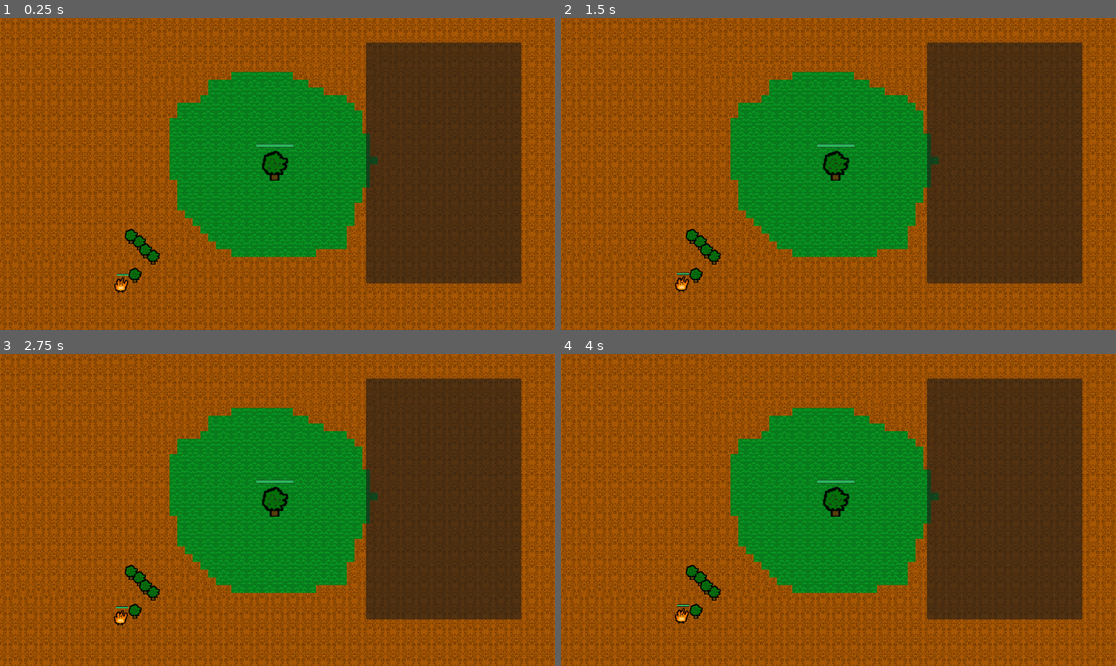
Above: before the commit, frames 1-4 (two rows, left to right).
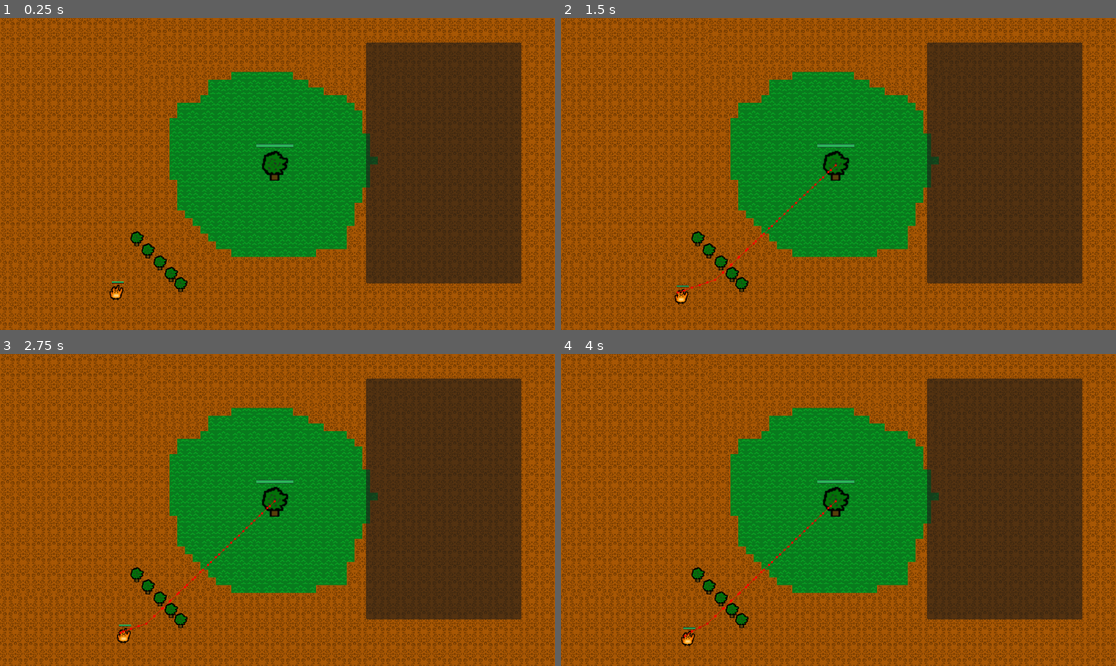
Above: after the commit, the same moments.

Repository: nmarch213/piratejam
Game: Godot game, scene res://main.tscn
Same seed, same stepped clock (60 frames per second), same inputs: the game is played once before the commit and once after it.
Inputs:
- Up to frame 1 (0.25 s): no input
- Up to frame 2 (1.5 s): tap Enter at 0.5 s
- Up to frame 3 (2.75 s): tap Space at 2 s
- Up to frame 4 (4 s): no input

The runs differ from the first frame. In frame 1, 0.7% of the frame differs, in the area x 19-34%, y 67-91%; in frame 2, 0.9%; in frame 3, 0.9%; in frame 4, 0.9%, in the area x 20-50%, y 46-94%.

Commit message:
avoid placed obs but path not updating properly

Diff:
--- a/enemies/ember/ember.gd
+++ b/enemies/ember/ember.gd
@@ -1,13 +1,20 @@
 extends Enemy
 
-const speed = 20
+@export var speed = 100
 
 @export var tree: MotherTree
 @onready var nav_agent: EnemyNavigationComponent = $EnemyNavigationComponent
 
+func _ready() -> void:
+	nav_agent.connect("velocity_computed", move)
+
 func _physics_process(_delta: float) -> void:
 	var dir = to_local(nav_agent.get_next_path_position()).normalized()
 	velocity = dir * speed
+	nav_agent.set_velocity(velocity)
+
+func move(newVelocity: Vector2) -> void:
+	velocity = newVelocity
 	move_and_slide()
 
 func make_path() -> void:
--- a/enemies/ember/ember.tscn
+++ b/enemies/ember/ember.tscn
@@ -42,6 +42,8 @@
 [node name="EnemyNavigationComponent" type="NavigationAgent2D" parent="."]
 navigation_layers = 3
 avoidance_enabled = true
+radius = 66.91
+debug_enabled = true
 script = ExtResource("5_wdioc")
 
 [connection signal="timeout" from="Timer" to="." method="_on_timer_timeout"]
--- a/main.tscn
+++ b/main.tscn
@@ -7,50 +7,67 @@
 [ext_resource type="PackedScene" uid="uid://bgc825oocaary" path="res://ui/ui.tscn" id="5_4r2n0"]
 [ext_resource type="PackedScene" uid="uid://duq3nd4a5fk7e" path="res://towers/sapling/sapling.tscn" id="6_moqds"]
 
-[sub_resource type="NavigationPolygon" id="NavigationPolygon_cmibi"]
+[sub_resource type="NavigationPolygon" id="NavigationPolygon_axx1q"]
 vertices = PackedVector2Array(8, 8, -8, 8, -8, -8, 8, -8)
 polygons = Array[PackedInt32Array]([PackedInt32Array(0, 1, 2, 3)])
-outlines = Array[PackedVector2Array]([PackedVector2Array(-8, -8, 8, -8, 8, 8, -8, 8)])
+outlines = Array[PackedVector2Array]([PackedVector2Array(-8, 8, -8, -8, 8, -8, 8, 8)])
+source_geometry_group_name = &"navigation_polygon_source_group"
+agent_radius = 0.0
+
+[sub_resource type="NavigationPolygon" id="NavigationPolygon_djh48"]
+vertices = PackedVector2Array(8, 8, -8, 8, -8, -8, 8, -8)
+polygons = Array[PackedInt32Array]([PackedInt32Array(0, 1, 2, 3)])
+outlines = Array[PackedVector2Array]([PackedVector2Array(-8, 8, -8, -8, 8, -8, 8, 8)])
+source_geometry_group_name = &"navigation_polygon_source_group"
+agent_radius = 0.0
+
+[sub_resource type="NavigationPolygon" id="NavigationPolygon_f7vyk"]
+vertices = PackedVector2Array(8, 8, -8, 8, -8, -8, 8, -8)
+polygons = Array[PackedInt32Array]([PackedInt32Array(0, 1, 2, 3)])
+outlines = Array[PackedVector2Array]([PackedVector2Array(-8, 8, -8, -8, 8, -8, 8, 8)])
+source_geometry_group_name = &"navigation_polygon_source_group"
+agent_radius = 0.0
+
+[sub_resource type="NavigationPolygon" id="NavigationPolygon_mvx3p"]
+vertices = PackedVector2Array(8, 8, -8, 8, -8, -8, 8, -8)
+polygons = Array[PackedInt32Array]([PackedInt32Array(0, 1, 2, 3)])
+outlines = Array[PackedVector2Array]([PackedVector2Array(-8, 8, -8, -8, 8, -8, 8, 8)])
 source_geometry_group_name = &"navigation_polygon_source_group"
 agent_radius = 0.0
 
 [sub_resource type="TileSetAtlasSource" id="TileSetAtlasSource_4nuel"]
 texture = ExtResource("3_6vybs")
 0:0/0 = 0
-0:0/0/navigation_layer_0/polygon = SubResource("NavigationPolygon_cmibi")
+0:0/0/navigation_layer_0/polygon = SubResource("NavigationPolygon_axx1q")
 1:0/0 = 0
-1:0/0/navigation_layer_0/polygon = SubResource("NavigationPolygon_cmibi")
+1:0/0/navigation_layer_0/polygon = SubResource("NavigationPolygon_f7vyk")
 0:1/0 = 0
-0:1/0/navigation_layer_0/polygon = SubResource("NavigationPolygon_cmibi")
+0:1/0/navigation_layer_0/polygon = SubResource("NavigationPolygon_djh48")
 1:1/0 = 0
-1:1/0/navigation_layer_0/polygon = SubResource("NavigationPolygon_cmibi")
+1:1/0/navigation_layer_0/polygon = SubResource("NavigationPolygon_mvx3p")
 
-[sub_resource type="NavigationPolygon" id="NavigationPolygon_jac5v"]
+[sub_resource type="NavigationPolygon" id="NavigationPolygon_27kj2"]
 vertices = PackedVector2Array(8, 8, -8, 8, -8, -8, 8, -8)
 polygons = Array[PackedInt32Array]([PackedInt32Array(0, 1, 2, 3)])
-outlines = Array[PackedVector2Array]([PackedVector2Array(-8, -8, 8, -8, 8, 8, -8, 8)])
+outlines = Array[PackedVector2Array]([PackedVector2Array(-8, 8, -8, -8, 8, -8, 8, 8)])
 source_geometry_group_name = &"navigation_polygon_source_group"
 agent_radius = 0.0
 
 [sub_resource type="TileSetAtlasSource" id="TileSetAtlasSource_a7ufn"]
 texture = ExtResource("4_go5rx")
 0:0/0 = 0
-0:0/0/navigation_layer_0/polygon = SubResource("NavigationPolygon_jac5v")
+0:0/0/navigation_layer_0/polygon = SubResource("NavigationPolygon_27kj2")
 1:0/0 = 0
-1:0/0/navigation_layer_0/polygon = SubResource("NavigationPolygon_jac5v")
+1:0/0/navigation_layer_0/polygon = SubResource("NavigationPolygon_27kj2")
 0:1/0 = 0
-0:1/0/navigation_layer_0/polygon = SubResource("NavigationPolygon_jac5v")
+0:1/0/navigation_layer_0/polygon = SubResource("NavigationPolygon_27kj2")
 1:1/0 = 0
-1:1/0/navigation_layer_0/polygon = SubResource("NavigationPolygon_jac5v")
+1:1/0/navigation_layer_0/polygon = SubResource("NavigationPolygon_27kj2")
 
 [sub_resource type="TileSet" id="TileSet_anki2"]
 navigation_layer_0/layers = 1
 sources/0 = SubResource("TileSetAtlasSource_4nuel")
 sources/2 = SubResource("TileSetAtlasSource_a7ufn")
-
-[sub_resource type="NavigationPolygon" id="NavigationPolygon_8dveu"]
-outlines = Array[PackedVector2Array]([PackedVector2Array(-1, 5, 1184, 2, 1186, 671, -2, 672)])
-source_geometry_group_name = &"navigation_polygon_source_group"
 
 [node name="Main" type="Node2D"]
 
@@ -75,21 +92,16 @@
 [node name="Ui" parent="." instance=ExtResource("5_4r2n0")]
 
 [node name="Sapling" parent="." instance=ExtResource("6_moqds")]
-position = Vector2(318, 496)
+position = Vector2(332, 508)
 
 [node name="Sapling2" parent="." instance=ExtResource("6_moqds")]
-position = Vector2(289, 466)
+position = Vector2(307, 483)
 
 [node name="Sapling3" parent="." instance=ExtResource("6_moqds")]
-position = Vector2(302, 483)
+position = Vector2(375, 553)
 
 [node name="Sapling4" parent="." instance=ExtResource("6_moqds")]
-position = Vector2(280, 534)
+position = Vector2(355, 532)
 
 [node name="Sapling5" parent="." instance=ExtResource("6_moqds")]
-position = Vector2(272, 453)
-
-[node name="NavigationRegion2D" type="NavigationRegion2D" parent="."]
-position = Vector2(-42, 6)
-navigation_polygon = SubResource("NavigationPolygon_8dveu")
-navigation_layers = 3
+position = Vector2(284, 458)
--- a/towers/sapling/sapling.tscn
+++ b/towers/sapling/sapling.tscn
@@ -11,7 +11,7 @@
 texture = ExtResource("1_do137")
 
 [node name="NavigationObstacle2D" type="NavigationObstacle2D" parent="."]
-radius = 23.26
+radius = 40.7
 avoidance_layers = 3
 
 [node name="CollisionShape2D" type="CollisionShape2D" parent="."]
Not shown: 1 places in main.tscn that only renumber resources
